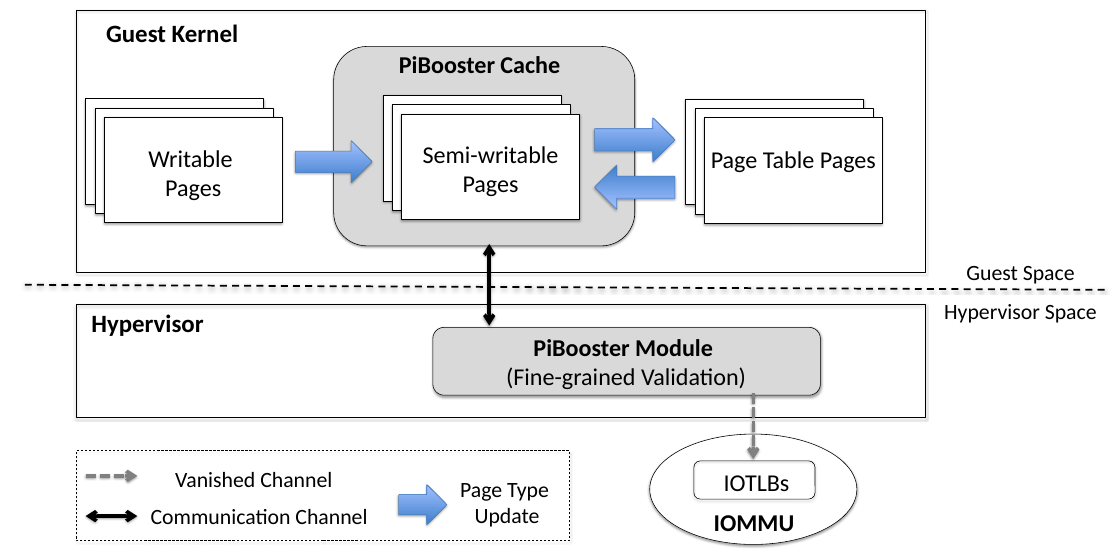
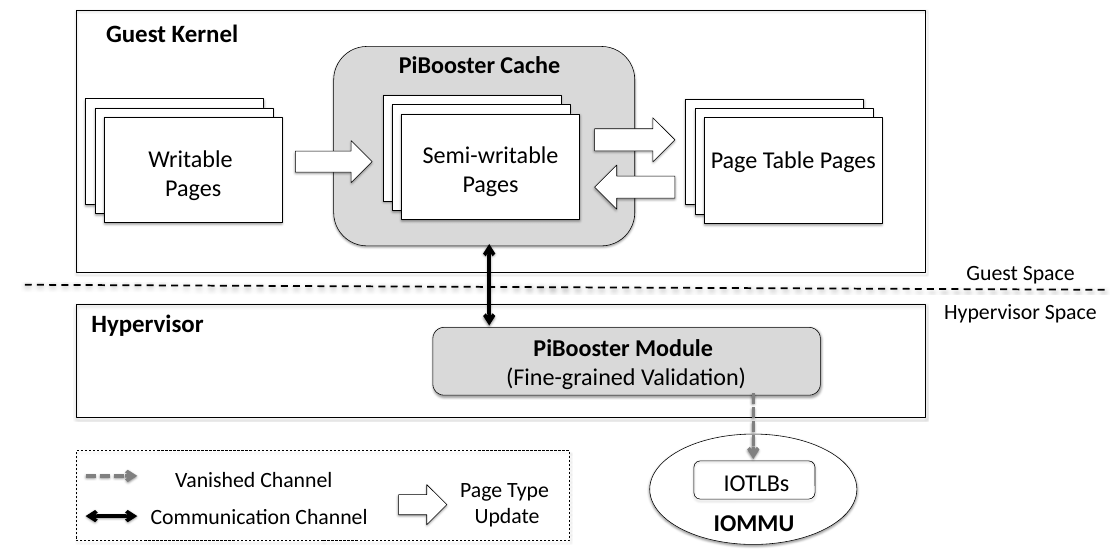
Before and after one commit to strongerwill/FastIO, a slide deck: slide 1 of doc/paper/image/overview/arch.pptx. Drawn at 1120x560 pixels with LibreOffice and Linux fonts; fonts in the diff are those of the drawing. Boxes give left, top, right and bottom in pixels: in the first picture for what was removed or moved away, otherwise in the second. Text is boxed around its words. In the diff, an @@ line names an element or a change of style, - is before the commit and + after.

```diff
--- a/doc/paper/image/overview/arch.pptx
+++ b/doc/paper/image/overview/arch.pptx
@@ fill gradient #3F80CE to #A4C4FF to #FFFFFF; outline #4B7EBC 0.75 pt to #000000 0.75 pt in 4 elements at [295, 141, 372, 183], [399, 484, 447, 525], [595, 118, 675, 162], [595, 165, 675, 209] @@
```
Also in this commit, not shown: 1 other file.
